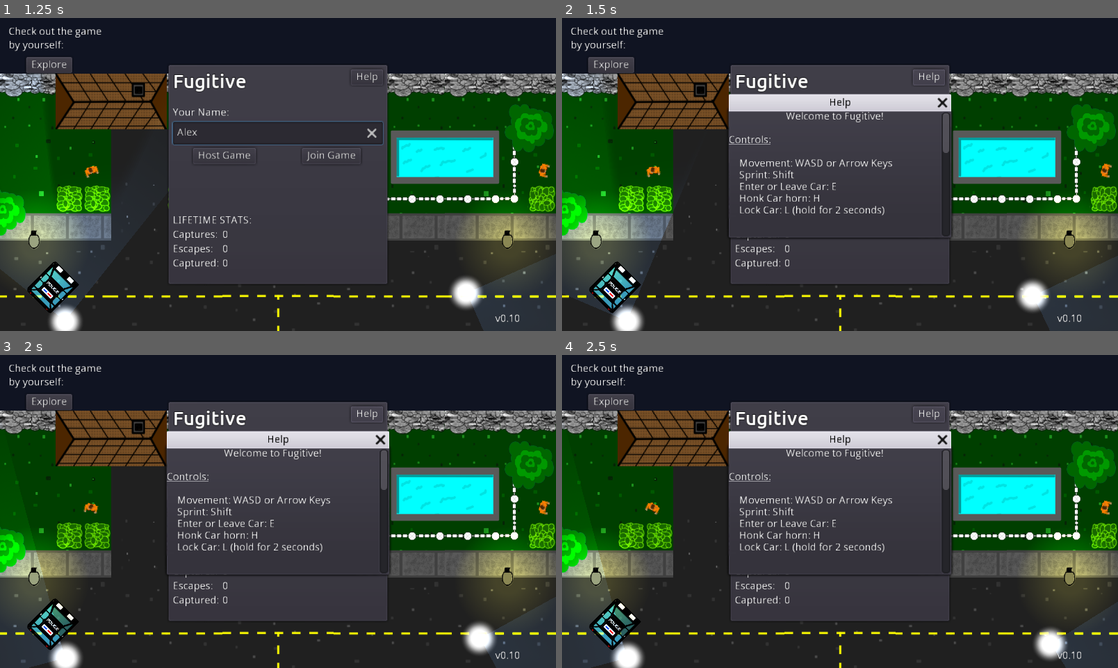
Above: before the commit, frames 1-4 (two rows, left to right).
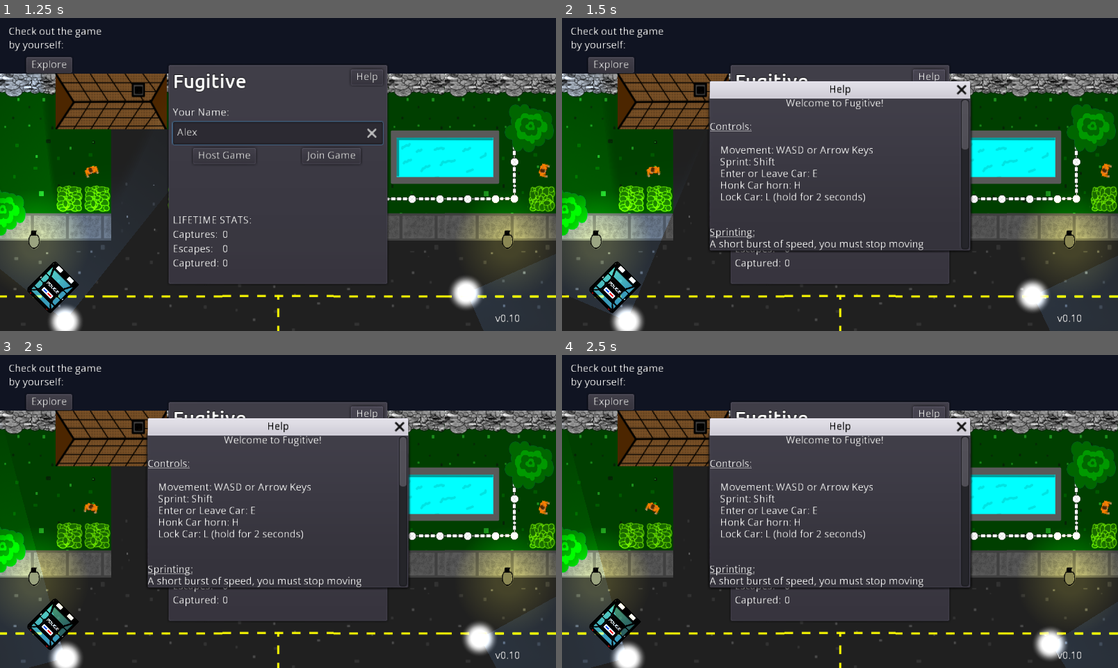
Above: after the commit, the same moments.

Repository: FugitiveTheGame/Fugitive
Game: Godot game, scene res://screens/mainmenu/MainMenu.tscn
Same seed, same stepped clock (60 frames per second), same inputs: the game is played once before the commit and once after it.
Inputs (mouse positions are in pixels of both pictures, inside the frame that each line leads up to):
- Up to frame 1 (1.25 s): click (278, 133) at 0.52 s; type "Alex" at 0.6 s
- Up to frame 2 (1.5 s): click "Help" at 1.25 s
- Up to frame 3 (2 s): no input
- Up to frame 4 (2.5 s): hold Right (ui_right) from 2.03 s (still down); hold H (car_horn) from 2.03 s (still down)

Frame 1 is identical in both runs. In frame 2, 9.6% of the frame differs, in the area x 26-74%, y 20-76%; in frame 3, 9.6%; in frame 4, 9.6%.

Commit message:
Added car jacking to Help

Diff:
--- a/help/Help.tscn
+++ b/help/Help.tscn
@@ -1,8 +1,8 @@
 [gd_scene format=2]
 
 [node name="HelpDialog" type="WindowDialog"]
-margin_right = 410.0
-margin_bottom = 290.0
+margin_right = 600.0
+margin_bottom = 350.0
 rect_min_size = Vector2( 512, 0 )
 size_flags_horizontal = 3
 size_flags_vertical = 3
@@ -29,6 +29,9 @@
 [u]Sprinting:[/u]
 A short burst of speed, you must stop moving completely to regenerate your stamina.
 
+[u]Car Jacking:[/u]
+Cops should remember to lock the car when they get out! Other wise a fugitive can steal it and drive around picking up their friends. If a fugitive is driving the car, a cop can stand infront of it, and if the car hits the cop, the Fugitive driver will be forced out, locking the car.
+
 [b][u]Goal of the game:[/u][/b]
 There are two teams in Fugitive:
 [indent]- Cops[/indent]
@@ -53,6 +56,9 @@
 Sprinting:
 A short burst of speed, you must stop moving completely to regenerate your stamina.
 
+Car Jacking:
+Cops should remember to lock the car when they get out! Other wise a fugitive can steal it and drive around picking up their friends. If a fugitive is driving the car, a cop can stand infront of it, and if the car hits the cop, the Fugitive driver will be forced out, locking the car.
+
 Goal of the game:
 There are two teams in Fugitive:
 	- Cops
